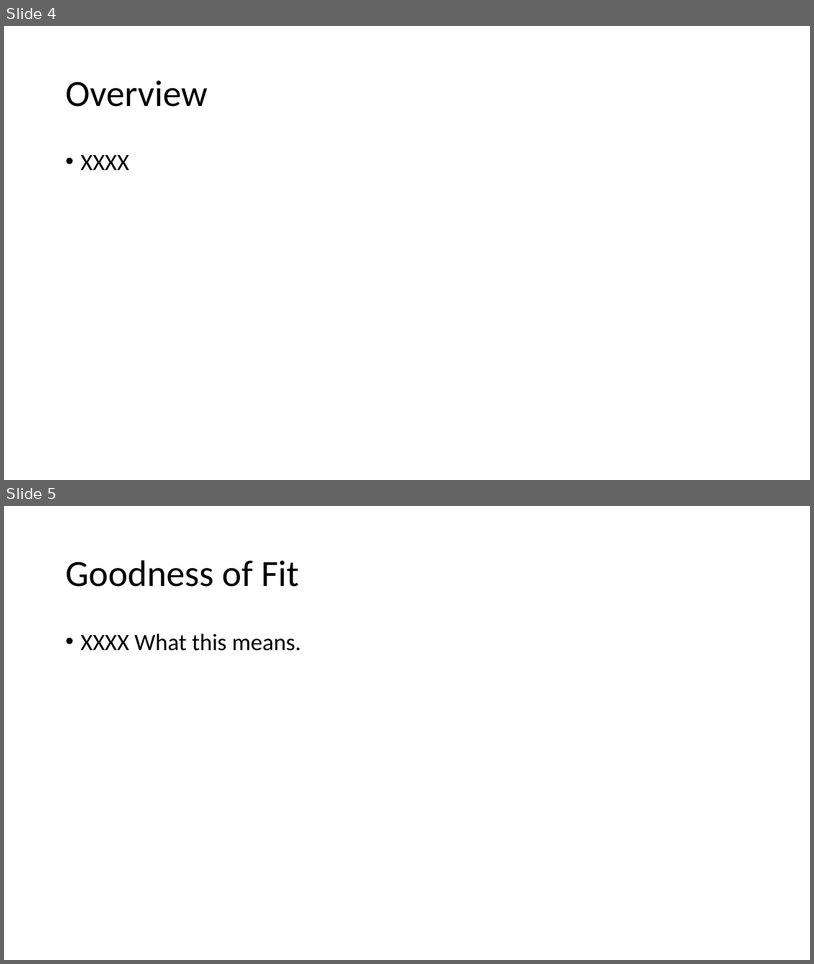
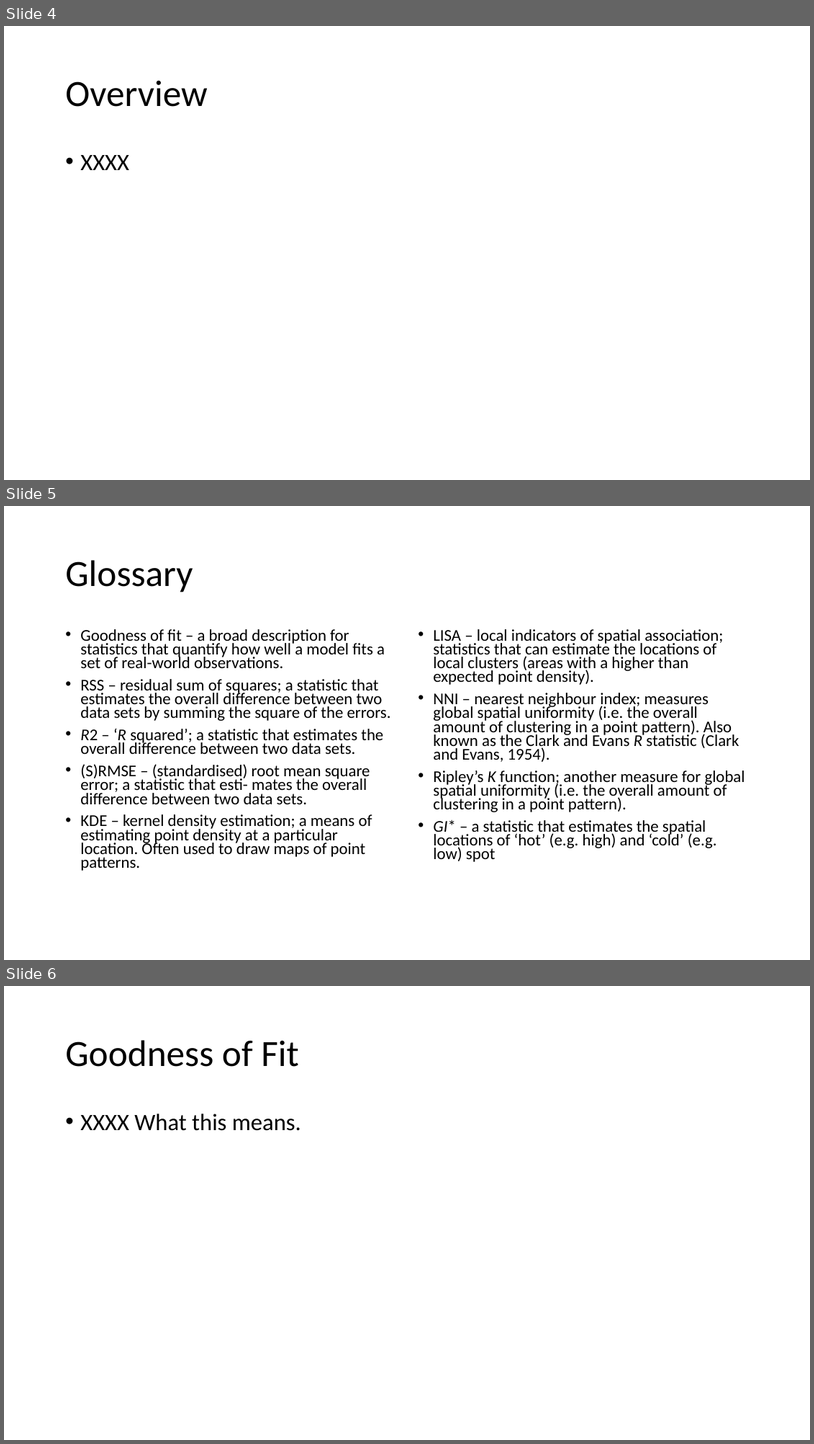
Before and after one commit to abmgis/abmgis, a slide deck: Chapter09-SpatialStatistics/Chapter9.pptx. Shown one above the other, each under a label of ours: slides 4 and 5 before the commit, slides 4, 5 and 6 after it. The pictures are 814x964 and 814x1444 pixels, drawn with LibreOffice and Linux fonts; fonts in the diff are those of the drawing. Boxes give left, top, right and bottom in pixels: in the first picture for what was removed or moved away, otherwise in the second. Text is boxed around its words. In the diff, an @@ line names an element or a change of style, - is before the commit and + after.

Commit message:
writing lecture for chapter 9

```diff
--- a/Chapter09-SpatialStatistics/Chapter9.pptx
+++ b/Chapter09-SpatialStatistics/Chapter9.pptx
@@ slide 5 added at <box>4,506,810,960</box>, background #FFFFFF @@
@@ title added at <box>65,560,193,592</box>, 44 pt, text #000000 @@
+Glossary
@@ text added at <box>80,629,391,870</box>, 19.6 pt, text #000000 @@
+• Goodness of fit – a broad description for statistics that quantify how well a model fits a set of real-world observations.
+• RSS – residual sum of squares; a statistic that estimates the overall difference between two data sets by summing the square of the errors.
+• R2 – ‘R squared’; a statistic that estimates the overall difference between two data sets.
+• (S)RMSE – (standardised) root mean square error; a statistic that esti- mates the overall difference between two data sets.
+• KDE – kernel density estimation; a means of estimating point density at a particular location. Often used to draw maps of point patterns.
@@ text added at <box>433,629,746,862</box>, 19.6 pt, text #000000 @@
+• LISA – local indicators of spatial association; statistics that can estimate the locations of local clusters (areas with a higher than expected point density).
+• NNI – nearest neighbour index; measures global spatial uniformity (i.e. the overall amount of clustering in a point pattern). Also known as the Clark and Evans R statistic (Clark and Evans, 1954).
+• Ripley’s K function; another measure for global spatial uniformity (i.e. the overall amount of clustering in a point pattern).
+• GI* – a statistic that estimates the spatial locations of ‘hot’ (e.g. high) and ‘cold’ (e.g. low) spot
@@ what was slide 5 is now slide 6 @@
```
Also in this commit, not shown: 11 other files.
